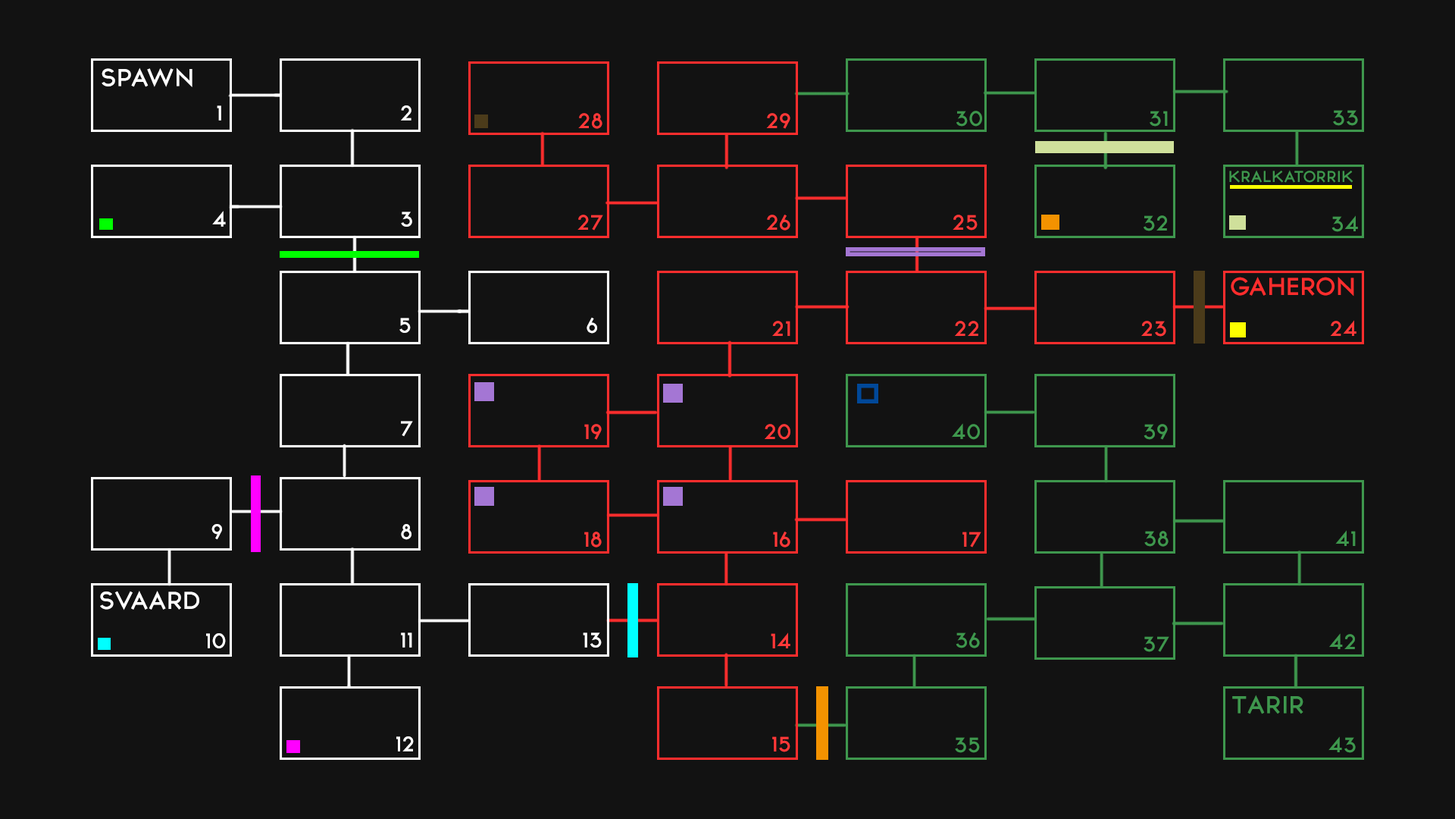
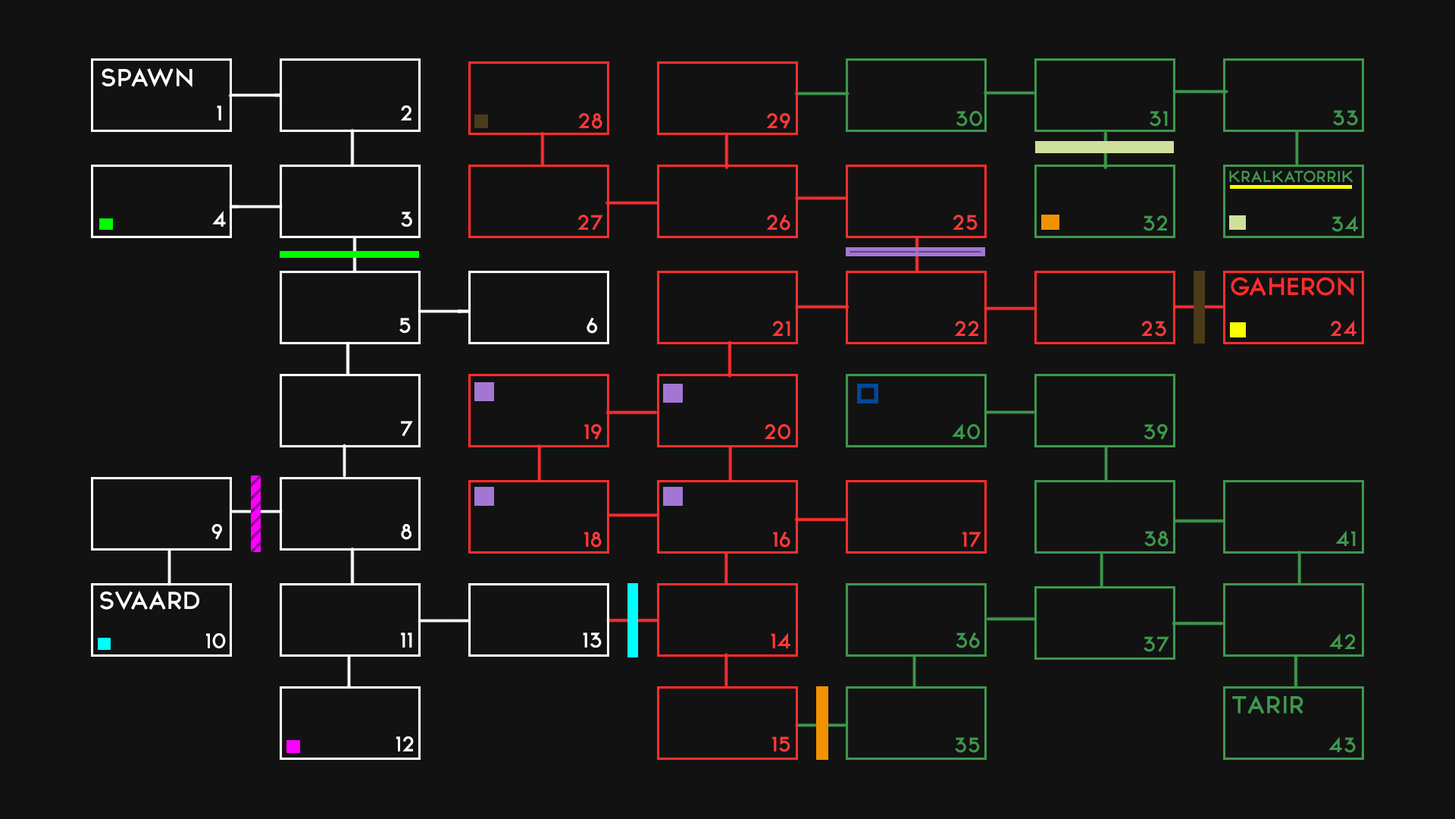
Two versions of the same layered image (w=1455, h=819). Layer-by-layer changes:
pixels changed over 250, 475, 261, 552 (layer not identified)
